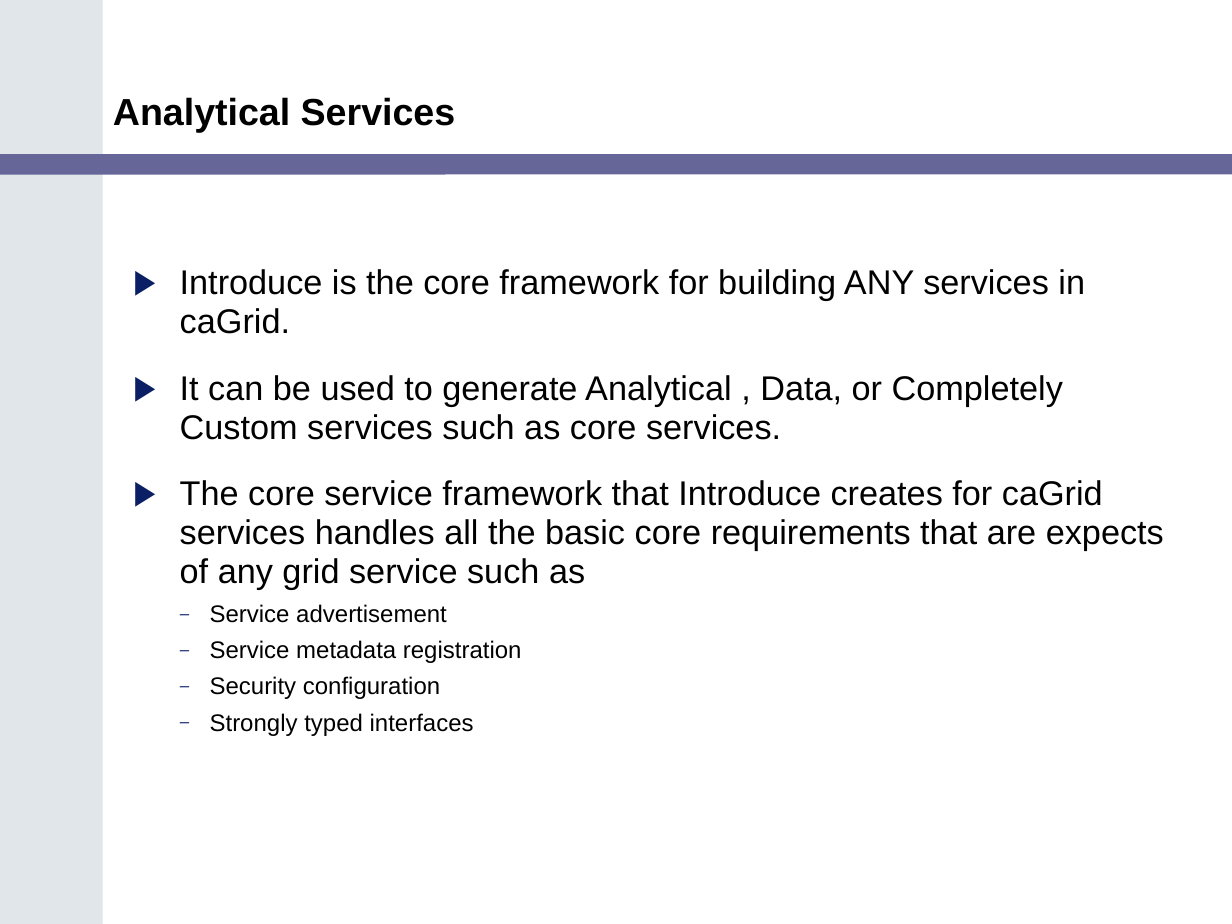
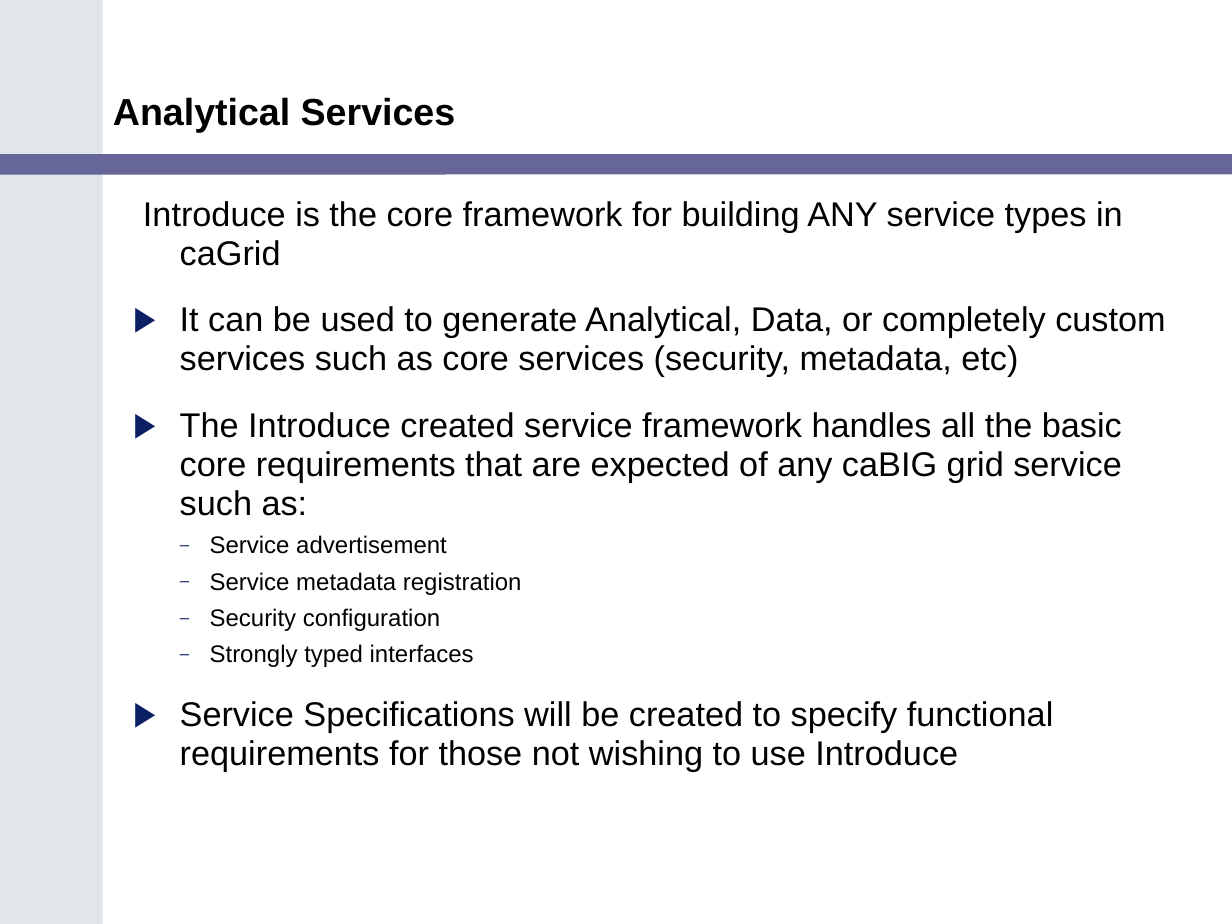
Before and after one commit to NCIP/cagrid-docs, a slide deck: slide 10 of presentations/200602_VCDE_ARCH/caGrid_Update_Arch_VCDE_Feb1.ppt. Drawn at 1232x924 pixels with LibreOffice and Linux fonts; fonts in the diff are those of the drawing; background and template pictures are left out. Boxes give left, top, right and bottom in pixels: in the first picture for what was removed or moved away, otherwise in the second. Text is boxed around its words. In the diff, an @@ line names an element or a change of style, - is before the commit and + after.

```diff
--- a/presentations/200602_VCDE_ARCH/caGrid_Update_Arch_VCDE_Feb1.ppt
+++ b/presentations/200602_VCDE_ARCH/caGrid_Update_Arch_VCDE_Feb1.ppt
@@ text at [143,201,1165,516]: text changed @@
-▶ Introduce is the core framework for building ANY services in caGrid.
-▶ It can be used to generate Analytical , Data, or Completely Custom services such as core services.
-▶ The core service framework that Introduce creates for caGrid services handles all the basic core requirements that are expects of any grid service such as
+Introduce is the core framework for building ANY service types in caGrid
+▶ It can be used to generate Analytical, Data, or completely custom services such as core services (security, metadata, etc)
+▶ The Introduce created service framework handles all the basic core requirements that are expected of any caBIG grid service such as:
@@ text at [180,701,1054,772]: paragraph added @@
+▶ Service Specifications will be created to specify functional requirements for those not wishing to use Introduce
```
Also in this commit, not shown: 5 other slides changed.
